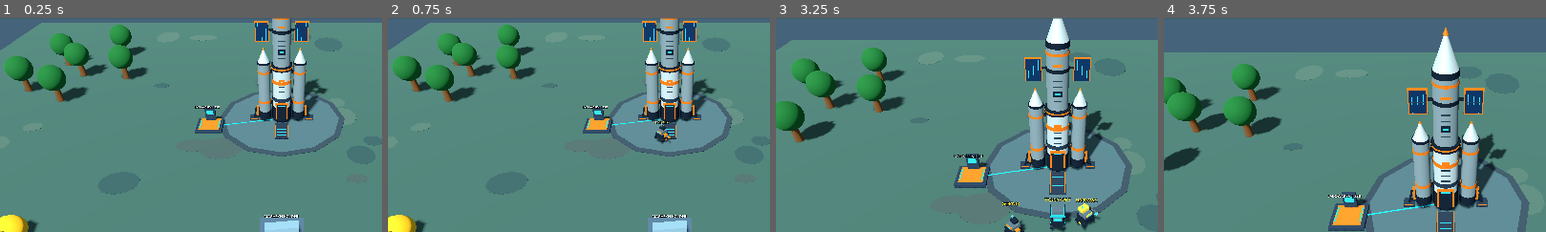
Above: before the commit, frames 1-4 (left to right).
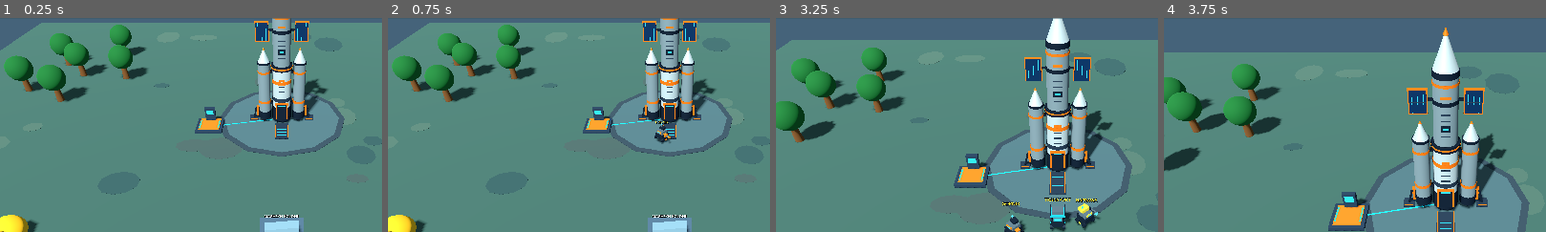
Above: after the commit, the same moments.

Repository: serafin1367/wow
Game: Godot game, scene res://scenes/main.tscn
Same seed, same stepped clock (60 frames per second), same inputs: the game is played once before the commit and once after it.
Inputs (mouse positions are % of the whole screen's width and height, from its top left):
- Up to frame 1 (0.25 s): no input
- Up to frame 2 (0.75 s): click "B CENTRUM" at 0.5 s
- Up to frame 3 (3.25 s): click "T GORNIK" at 1.25 s; click "L REKULTYWACJA" at 2 s; tap Enter at 2.75 s; move the mouse to (45, 70) at 2.77 s; hold W from 2.78 s (still down); tap B at 2.85 s; click (45, 70) at 2.92 s
- Up to frame 4 (3.75 s): release W at 3.5 s; drag from (80, 65) to (45, 70) at 3.52 s
The pictures show only the part of the screen within x 13-63%, y 12-62%; the shares and areas given below are measured in that part.

The runs differ from the first frame. In frame 1, less than 0.1% of the frame differs, in the area x 51-58%, y 41-43%; in frame 2, less than 0.1%; in frame 3, less than 0.1%; in frame 4, less than 0.1%, in the area x 43-52%, y 82-85%.

Commit message:
ui: keep world labels from overlapping colony HUD

Diff:
--- a/scripts/charging_pad.gd
+++ b/scripts/charging_pad.gd
@@ -37,6 +37,7 @@
 	status_label.font_size = 40
 	status_label.pixel_size = 0.008
 	status_label.billboard = BaseMaterial3D.BILLBOARD_ENABLED
+	status_label.visible = false # Wskazania przeniesione do panelu HUD.
 	add_child(status_label)
 	_refresh_label()
 
